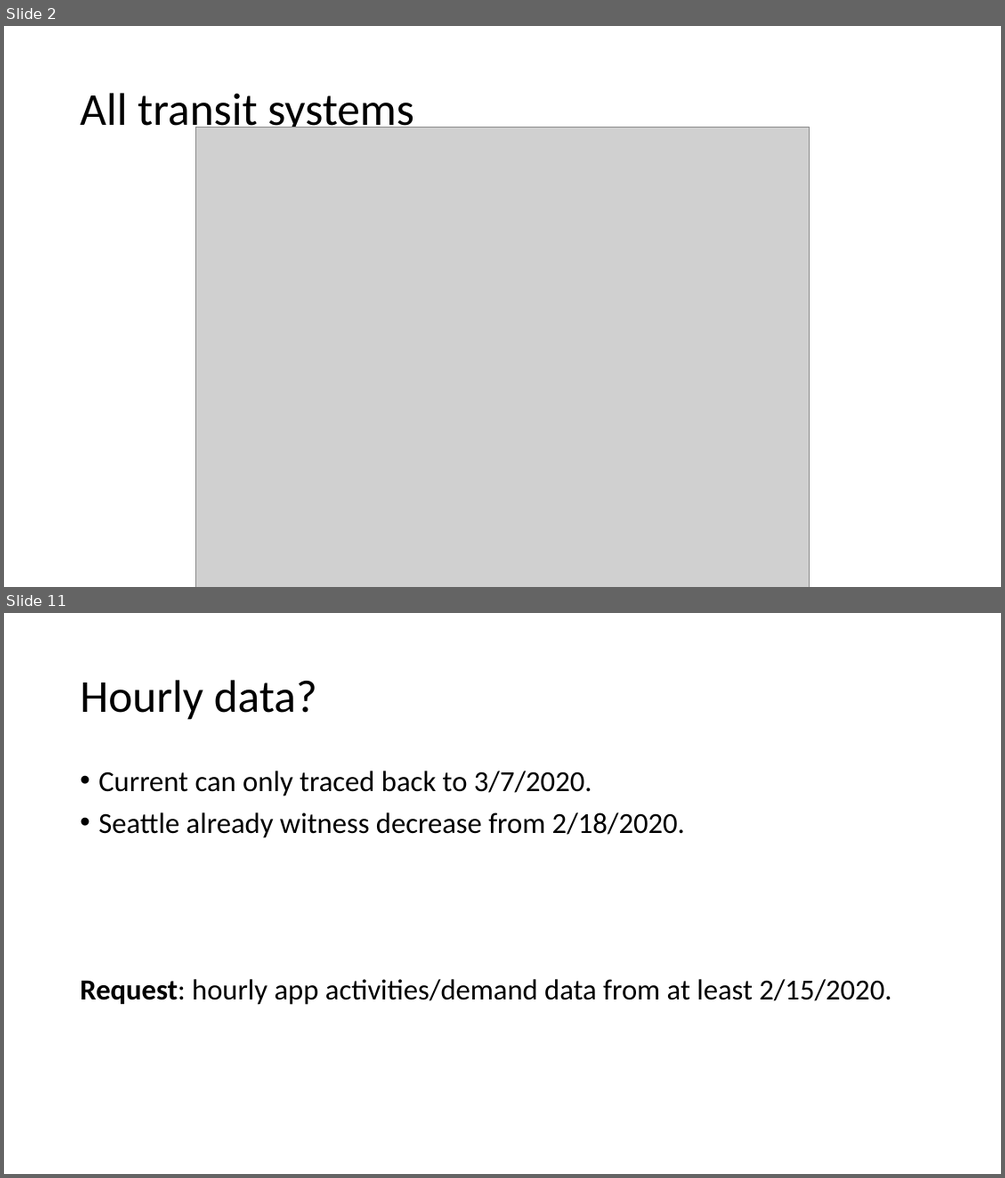
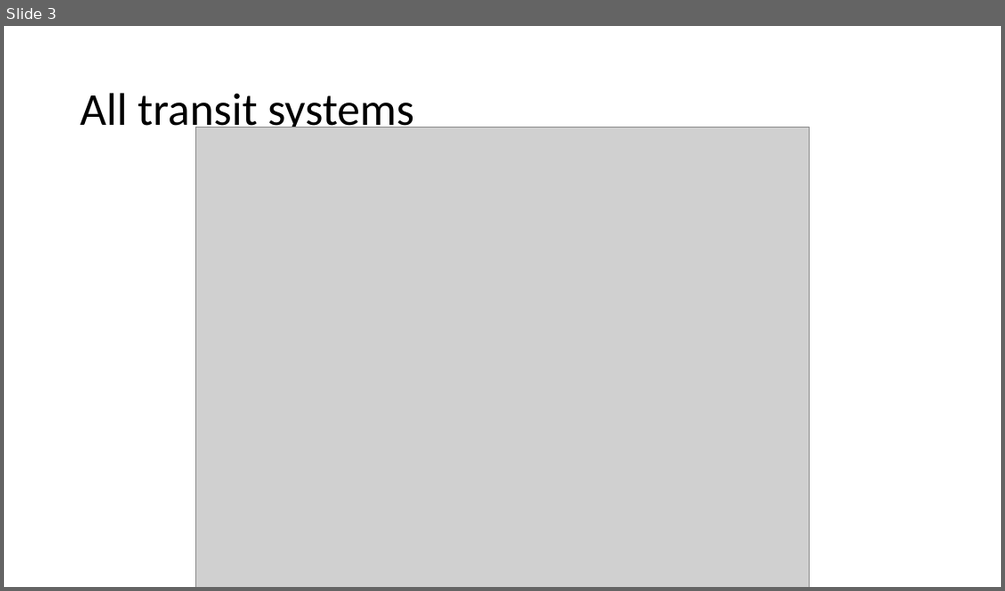
Before and after one commit to luyuliu/COVID-Transit-Demand, a slide deck: doc/pre_results.pptx. Shown one above the other, each under a label of ours: slides 2 and 11 before the commit, slide 3 after it; the slides between them are not shown. The pictures are 1005x1178 and 1005x591 pixels, drawn with LibreOffice and Linux fonts; fonts in the diff are those of the drawing; grey boxes stand for pictures. Boxes give left, top, right and bottom in pixels: in the first picture for what was removed or moved away, otherwise in the second. Text is boxed around its words. In the diff, an @@ line names an element or a change of style, - is before the commit and + after.

```diff
--- a/doc/pre_results.pptx
+++ b/doc/pre_results.pptx
@@ slide 11 removed at (4,613,1001,1174), background #FFFFFF @@
@@ title removed at (80,680,317,720) @@
-Hourly data?
@@ text removed at (80,771,891,1005) @@
-• Current can only traced back to 3/7/2020.
-• Seattle already witness decrease from 2/18/2020.
-Request: hourly app activities/demand data from at least 2/15/2020.
@@ what was slide 2 is now slide 3 @@
```
Also in this commit, not shown: 5 slides changed, 11 slides added, 6 other slides removed, 1 other file.
